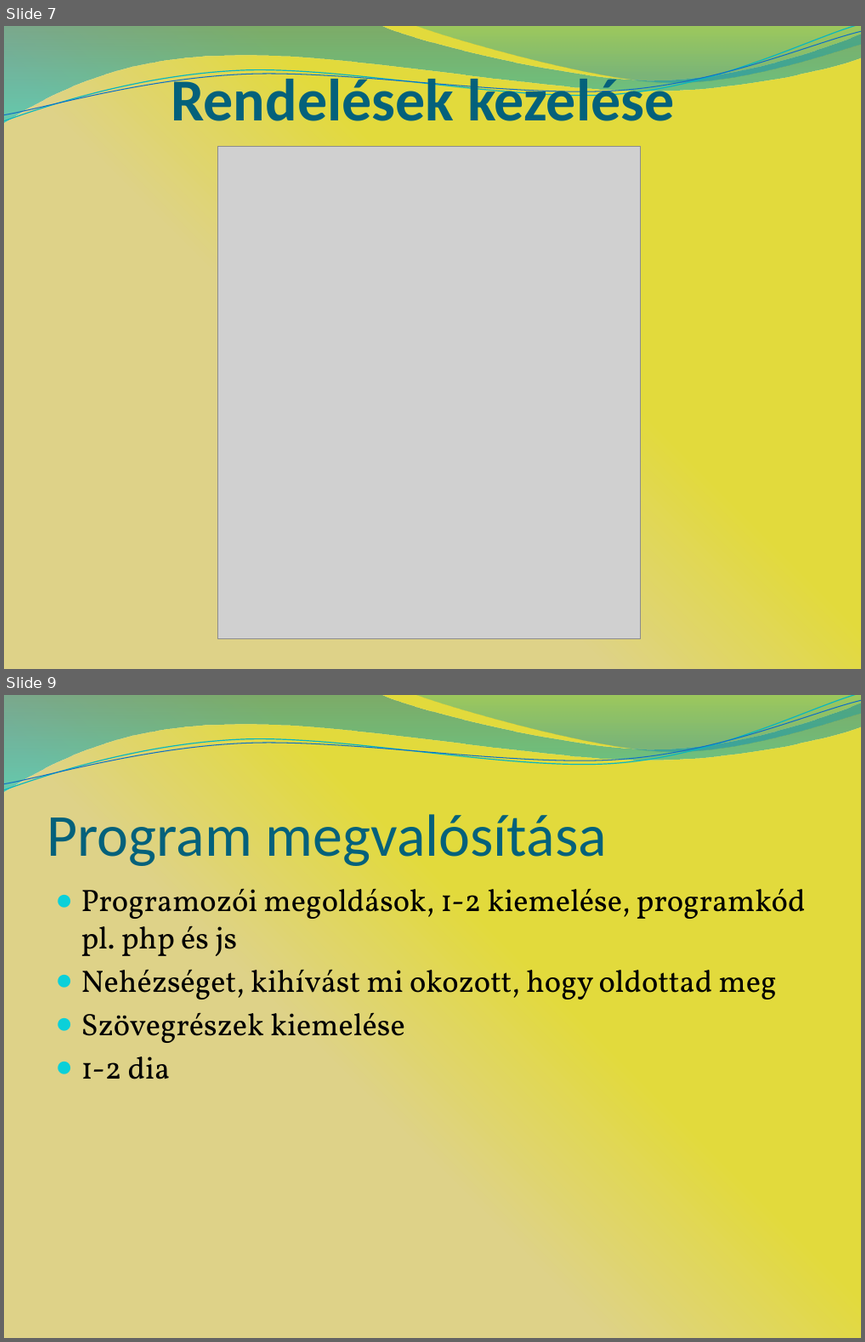
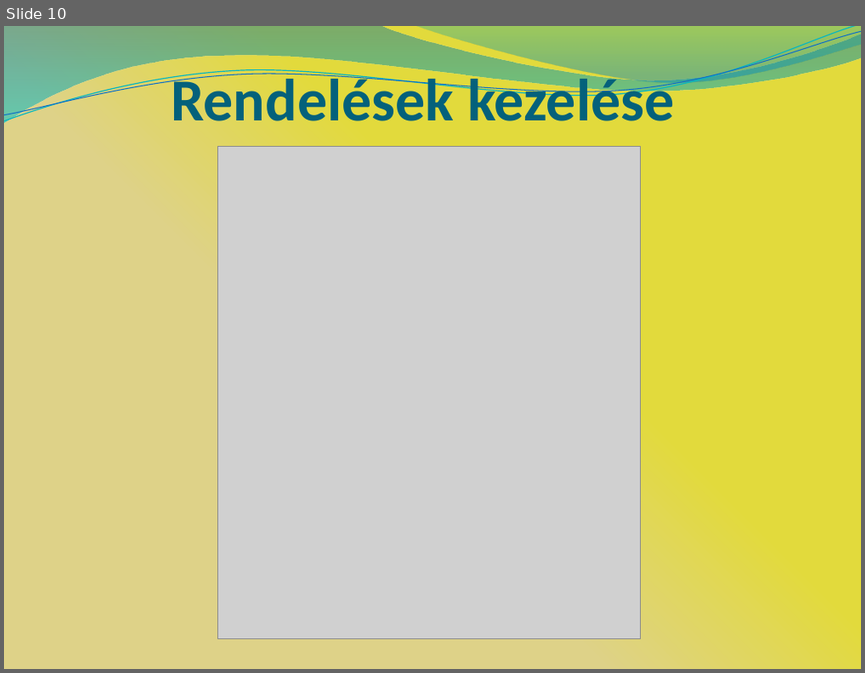
Before and after one commit to ProFreshCash/mobilfrontendanyagok, a slide deck: Varbirone_vedes_minta.pptx. Shown one above the other, each under a label of ours: slides 7 and 9 before the commit, slide 10 after it; the slides between them are not shown. The pictures are 865x1342 and 865x673 pixels, drawn with LibreOffice and Linux fonts; fonts in the diff are those of the drawing; grey boxes stand for pictures. Boxes give left, top, right and bottom in pixels: in the first picture for what was removed or moved away, otherwise in the second. Text is boxed around its words. In the diff, an @@ line names an element or a change of style, - is before the commit and + after.

```diff
--- a/Varbirone_vedes_minta.pptx
+++ b/Varbirone_vedes_minta.pptx
@@ slide 9 removed at <box>4,695,861,1338</box>, background gradient #DED288 to #E2DA3C; not listed: 4 template elements that a slide beside it also shows @@
@@ title removed at <box>46,814,607,866</box> @@
-Program megvalósítása
@@ text removed at <box>81,888,806,1079</box> @@
-● Programozói megoldások, 1-2 kiemelése, programkód pl. php és js
-● Nehézséget, kihívást mi okozott, hogy oldottad meg
-● Szövegrészek kiemelése
-● 1-2 dia
@@ what was slide 7 is now slide 10 @@
```
Also in this commit, not shown: 2 slides changed, 5 slides added, 1 other slide removed.
